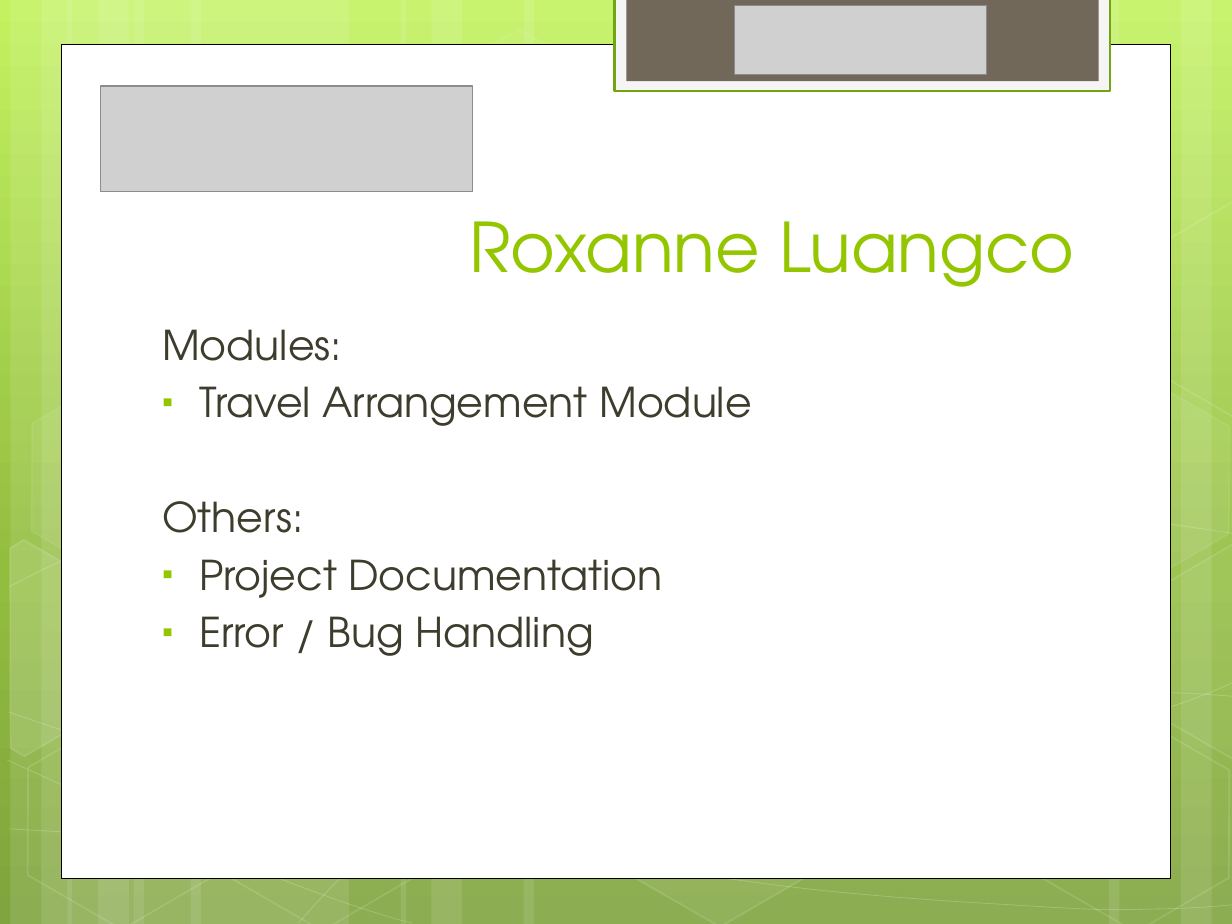
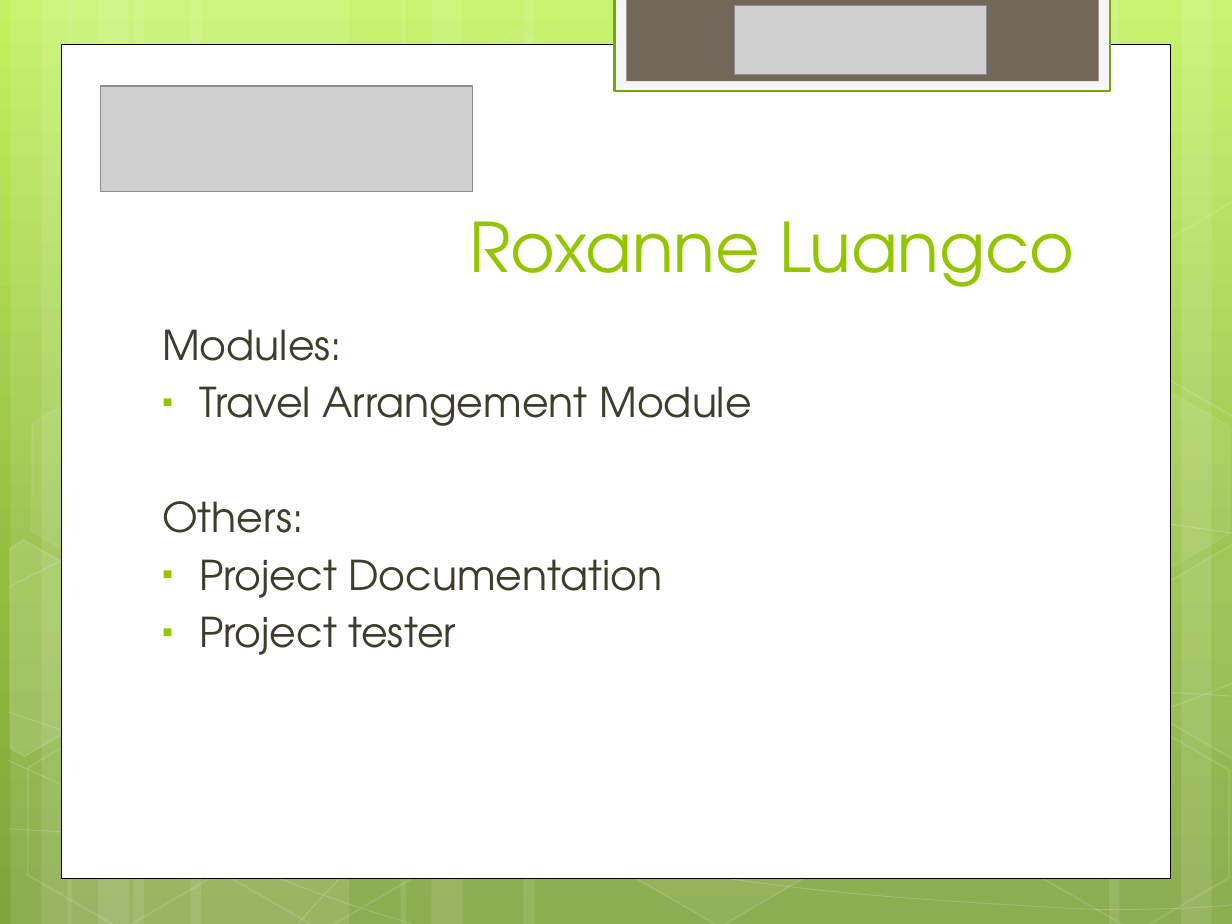
Before and after one commit to joegeneq/apc-softdev-it111-04, a slide deck: slide 11 of documentation/softdev/JMGTCC Travel Arrangement and Appointment System(Initial).pptx. Drawn at 1232x924 pixels with LibreOffice and Linux fonts; fonts in the diff are those of the drawing; grey boxes stand for pictures. Boxes give left, top, right and bottom in pixels: in the first picture for what was removed or moved away, otherwise in the second. Text is boxed around its words. In the diff, an @@ line names an element or a change of style, - is before the commit and + after.

Commit message:
Updated Project presentation

```diff
--- a/documentation/softdev/JMGTCC Travel Arrangement and Appointment System(Initial).pptx
+++ b/documentation/softdev/JMGTCC Travel Arrangement and Appointment System(Initial).pptx
@@ text at box(199, 616, 456, 655): text changed @@
-▪ Error / Bug Handling
+▪ Project tester
```
